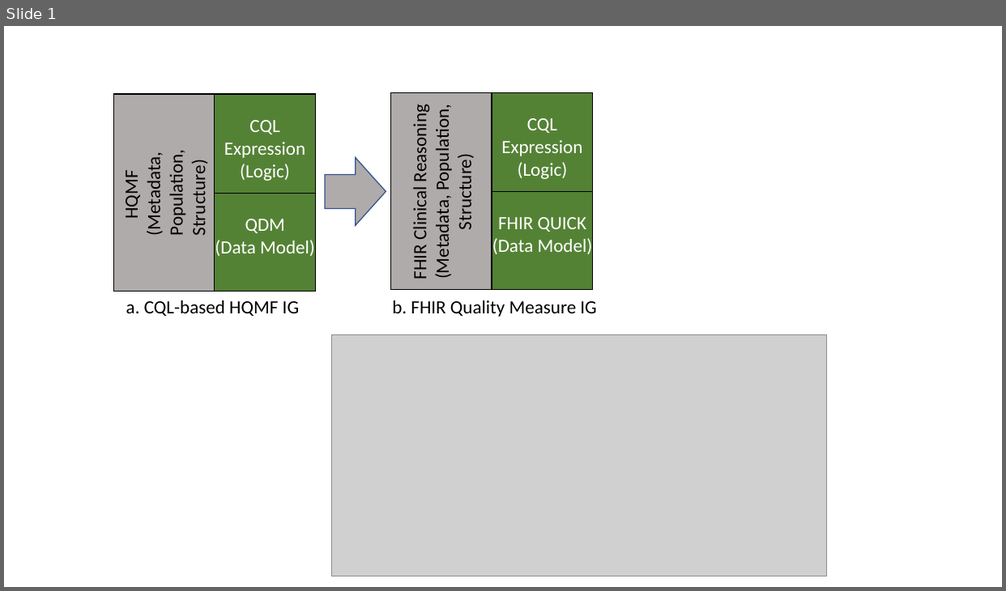
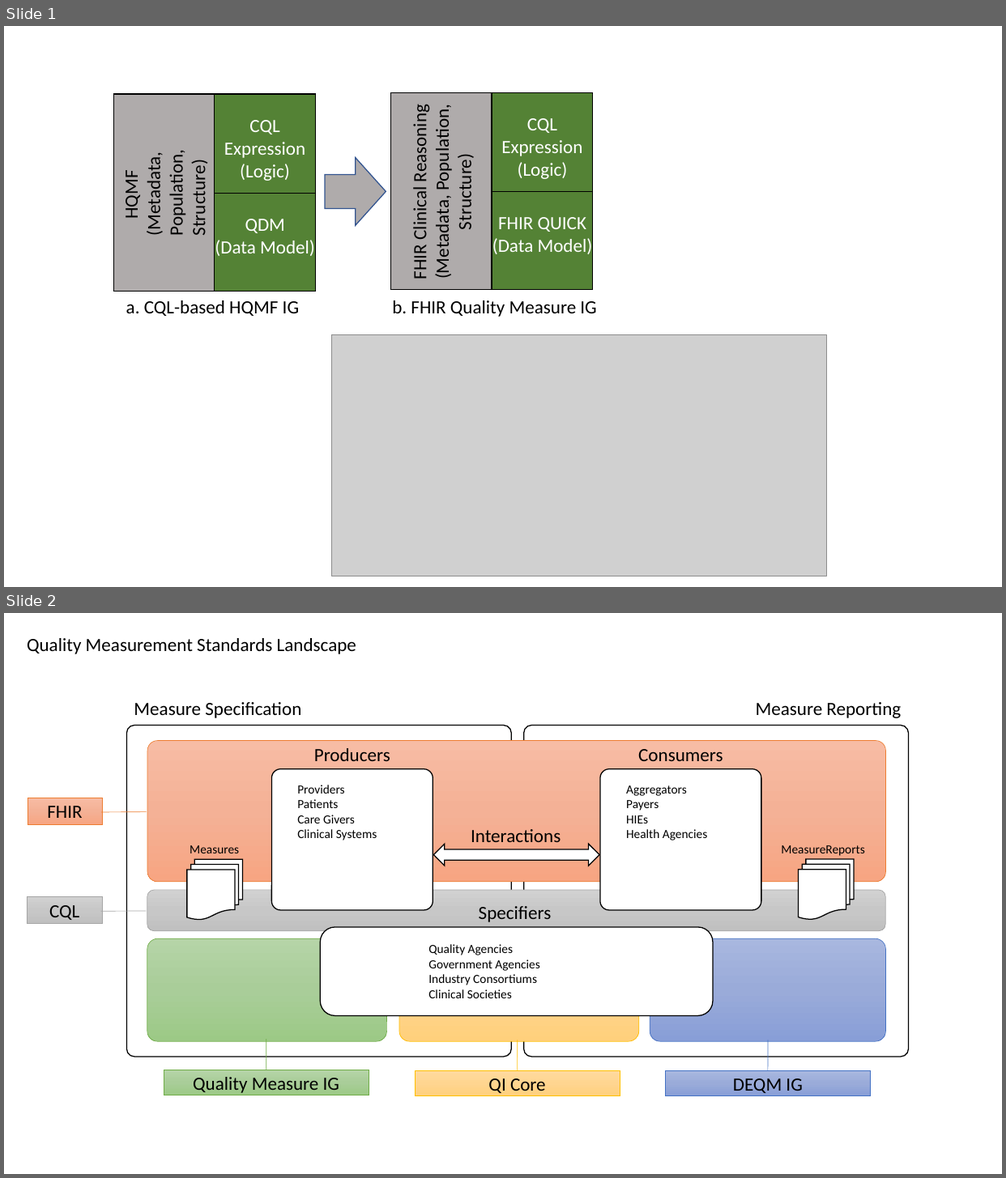
Before and after one commit to HL7/cqf-measures, a slide deck: diagrams/FHIR Measure IG Diagram.pptx. Shown one above the other, each under a label of ours: slide 1 before the commit, slides 1 and 2 after it. The pictures are 1006x591 and 1006x1178 pixels, drawn with LibreOffice and Linux fonts; fonts in the diff are those of the drawing; grey boxes stand for pictures. Boxes give left, top, right and bottom in pixels: in the first picture for what was removed or moved away, otherwise in the second. Text is boxed around its words. In the diff, an @@ line names an element or a change of style, - is before the commit and + after.

```diff
--- a/diagrams/FHIR Measure IG Diagram.pptx
+++ b/diagrams/FHIR Measure IG Diagram.pptx
@@ slide 2 added at (4, 613, 1002, 1174), background #FFFFFF @@
@@ text added at (27, 638, 356, 654), 18 pt, text #000000 @@
+Quality Measurement Standards Landscape
@@ text added at (134, 702, 301, 718), 18 pt, text #000000 @@
+Measure Specification
@@ text added at (756, 702, 901, 718), 18 pt, text #000000 @@
+Measure Reporting
@@ rounded rectangle added at (127, 726, 512, 1057), fill #FFFFFF, outline #000000 1 pt @@
@@ rounded rectangle added at (523, 726, 908, 1057), fill #FFFFFF, outline #000000 1 pt @@
@@ rounded rectangle added at (147, 741, 886, 883), fill gradient #F7BDA5 to #F5B196 to #F8A582, outline #ED7D31 0.5 pt @@
@@ text added at (314, 748, 390, 761), 18 pt, text #000000 @@
+Producers
@@ text added at (638, 749, 722, 761), 18 pt, text #000000 @@
+Consumers
@@ rounded rectangle added at (272, 769, 433, 911), fill #FFFFFF, outline #000000 1 pt @@
@@ rounded rectangle added at (601, 769, 761, 911), fill #FFFFFF, outline #000000 1 pt @@
@@ border callout added at (27, 798, 102, 825), fill gradient #F7BDA5 to #F5B196 to #F8A582, outline #ED7D31 0.5 pt, 18 pt, text #000000 @@
+FHIR
@@ text added at (297, 785, 377, 841), 12 pt, text #000000 @@
+Providers
+Patients
+Care Givers
+Clinical Systems
@@ text added at (626, 786, 707, 841), 12 pt, text #000000 @@
+Aggregators
+Payers
+HIEs
+Health Agencies
@@ text added at (471, 829, 560, 842), 18 pt, text #000000 @@
+Interactions
@@ text added at (189, 845, 239, 854), 12 pt, text #000000 @@
+Measures
@@ left right arrow added at (434, 845, 600, 866), fill #FFFFFF, outline #000000 1 pt @@
@@ text added at (781, 845, 864, 856), 12 pt, text #000000 @@
+MeasureReports
@@ flow chart multidocument added at (187, 859, 242, 920), fill #FFFFFF, outline #000000 1 pt @@
@@ flow chart multidocument added at (799, 859, 854, 920), fill #FFFFFF, outline #000000 1 pt @@
@@ border callout added at (27, 897, 102, 924), fill gradient #D2D2D2 to #C8C8C8 to #C0C0C0, outline #A5A5A5 0.5 pt, 18 pt, text #000000 @@
+CQL
@@ rounded rectangle added at (147, 890, 885, 931), fill gradient #D2D2D2 to #C8C8C8 to #C0C0C0, outline #A5A5A5 0.5 pt @@
@@ rounded rectangle added at (320, 927, 712, 1016), fill #FFFFFF, outline #000000 1 pt @@
@@ text added at (479, 906, 552, 922), 18 pt, text #000000 @@
+Specifiers
@@ rounded rectangle added at (147, 939, 386, 1042), fill gradient #B5D5A7 to #AACE9A to #9CC987, outline #70AD47 0.5 pt @@
@@ rounded rectangle added at (399, 939, 639, 1042), fill gradient #FFDB9E to #FFD590 to #FFD07C, outline #FFC000 0.5 pt @@
@@ text added at (428, 944, 539, 999), 12 pt, text #000000 @@
+Quality Agencies
+Government Agencies
+Industry Consortiums
+Clinical Societies
@@ rounded rectangle added at (650, 939, 886, 1042), fill gradient #A8B7DF to #9AABD9 to #889ED7, outline #4472C4 0.5 pt @@
@@ border callout added at (164, 1071, 368, 1096), fill gradient #B5D5A7 to #AACE9A to #9CC987, outline #70AD47 0.5 pt, 18 pt, text #000000 @@
+Quality Measure IG
@@ border callout added at (415, 1071, 620, 1097), fill gradient #FFDB9E to #FFD590 to #FFD07C, outline #FFC000 0.5 pt, 18 pt, text #000000 @@
+QI Core
@@ border callout added at (665, 1071, 870, 1097), fill gradient #A8B7DF to #9AABD9 to #889ED7, outline #4472C4 0.5 pt, 18 pt, text #000000 @@
+DEQM IG
```
Also in this commit, not shown: 2 other slides added, 6 other files.
